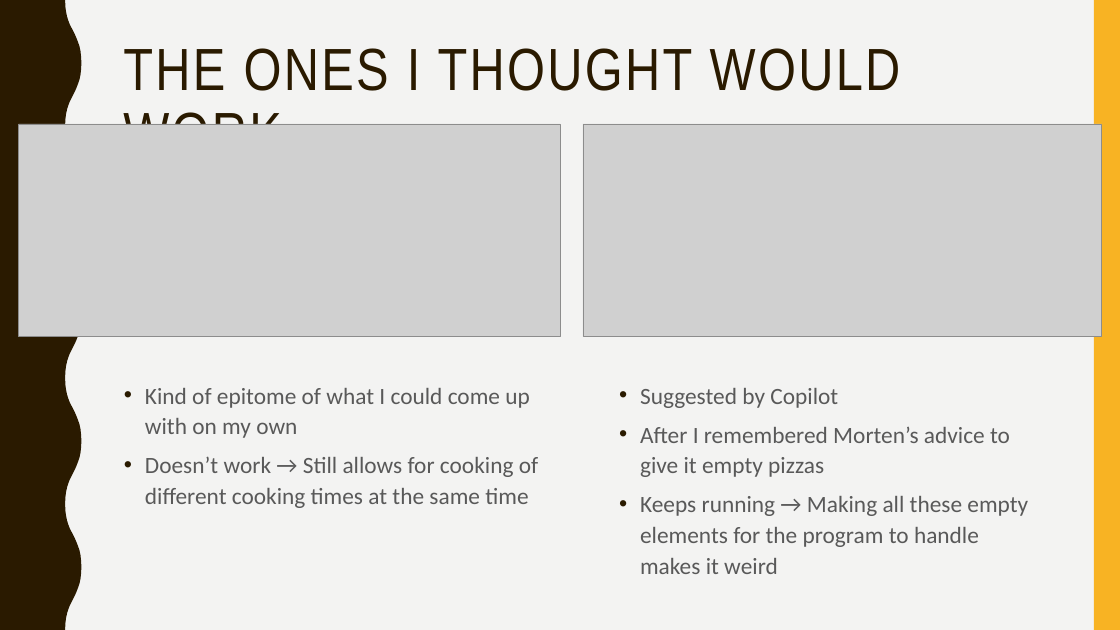
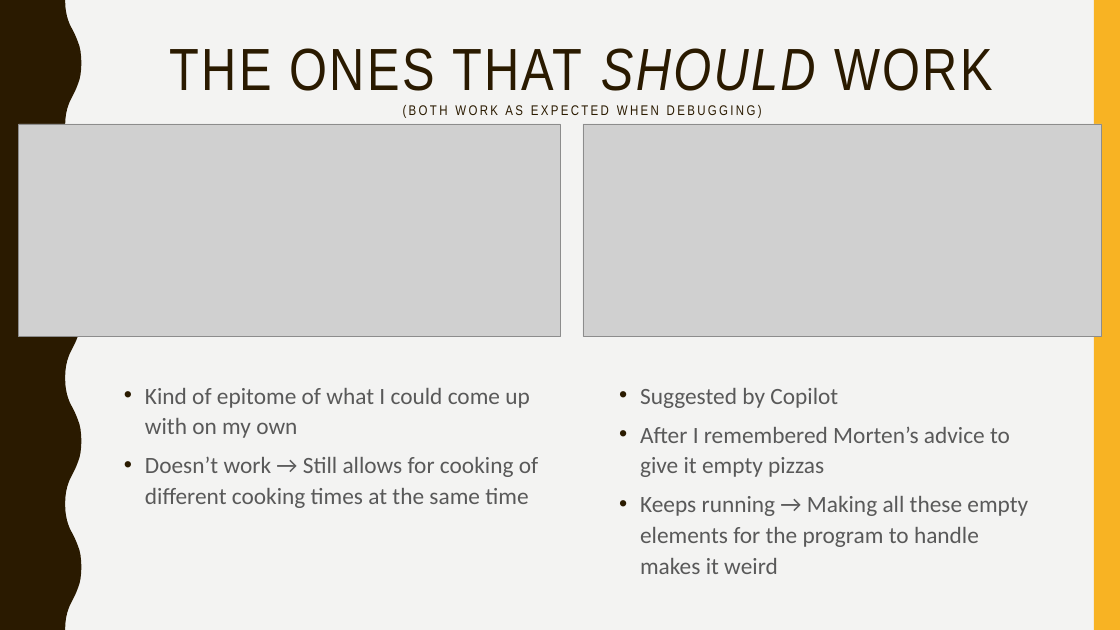
Before and after one commit to Exopi-Talent-Academy/PizzaSolutionRebekka, a slide deck: slide 9 of PizzaSolution Presentation.pptx. Drawn at 1120x630 pixels with LibreOffice and Linux fonts; fonts in the diff are those of the drawing; grey boxes stand for pictures. Boxes give left, top, right and bottom in pixels: in the first picture for what was removed or moved away, otherwise in the second. Text is boxed around its words. In the diff, an @@ line names an element or a change of style, - is before the commit and + after.

```diff
--- a/PizzaSolution Presentation.pptx
+++ b/PizzaSolution Presentation.pptx
@@ title at (169,48,993,118): text changed; size 51 to 12 pt @@
-THE ONES I THOUGHT WOULD WORK
+THE ONES THAT SHOULD WORK
+(BOTH WORK AS EXPECTED WHEN DEBUGGING)
```
Also in this commit, not shown: 7 other slides changed, 5 other files.
